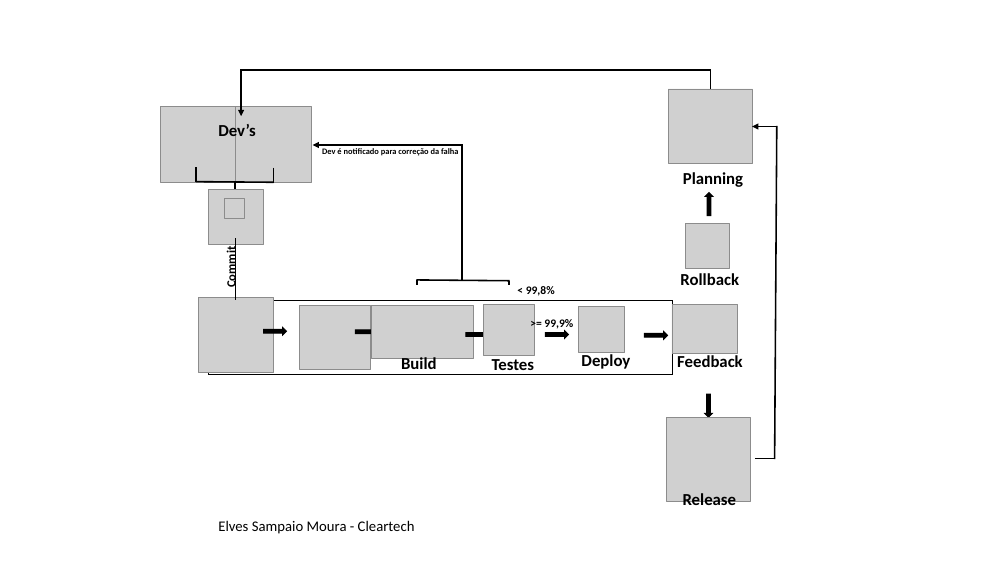
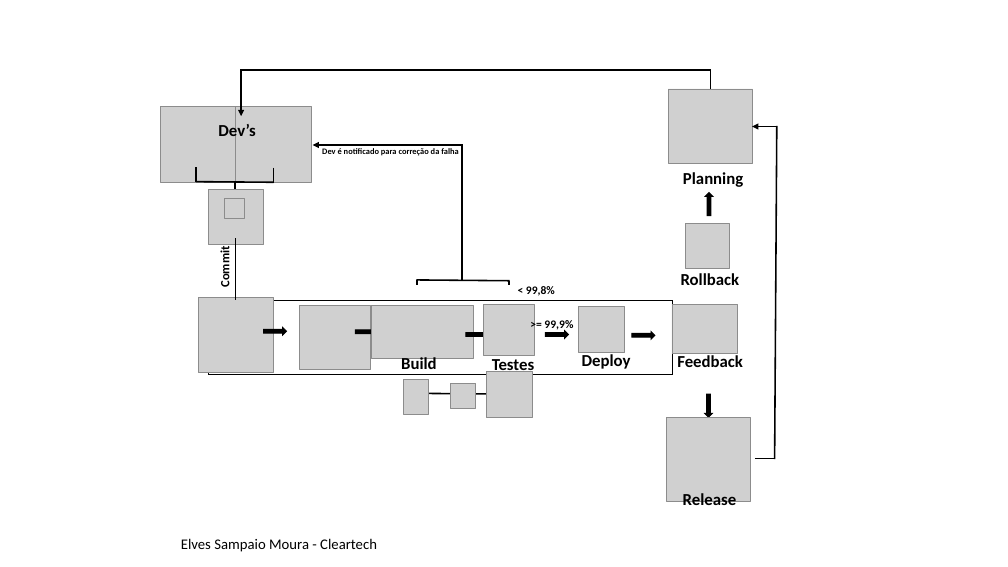
Before and after one commit to elvessampaio/elvesQA-SprintsCleartech, a slide deck: slide 1 of Sprint 9/Esteira CI CD - Elves.pptx. Drawn at 1008x567 pixels with LibreOffice and Linux fonts; fonts in the diff are those of the drawing; grey boxes stand for pictures; background and template pictures are left out. Boxes give left, top, right and bottom in pixels: in the first picture for what was removed or moved away, otherwise in the second. Text is boxed around its words. In the diff, an @@ line names an element or a change of style, - is before the commit and + after.

Commit message:
Repositório Cleartech

```diff
--- a/Sprint 9/Esteira CI CD - Elves.pptx
+++ b/Sprint 9/Esteira CI CD - Elves.pptx
@@ text "Commit": place and size @@
-text "Commit" at box(224, 250, 239, 286)
+text "Commit" at box(217, 250, 232, 286)
@@ line (236, 238) - (236, 300): stroke #000000 0.5 pt to #000000 0.75 pt @@
@@ text "Testes" rewrapped from box(492, 359, 534, 370) to box(492, 356, 534, 374) @@
@@ right arrow: place and size @@
-right arrow at box(645, 332, 668, 340)
+right arrow at box(632, 332, 655, 340)
@@ right arrow at box(632, 332, 655, 340): proportions changed @@
@@ picture added at box(404, 380, 429, 414) @@
@@ picture added at box(451, 383, 476, 408) @@
@@ picture added at box(486, 371, 532, 417) @@
@@ line added from (417, 393) to (510, 394), #000000 1.5 pt @@
@@ text "Elves Sampaio Moura - Cleartech": place and size @@
-text "Elves Sampaio Moura - Cleartech" at box(218, 520, 415, 534)
+text "Elves Sampaio Moura - Cleartech" at box(181, 538, 377, 552)
```
Also in this commit, not shown: 1 other file.
